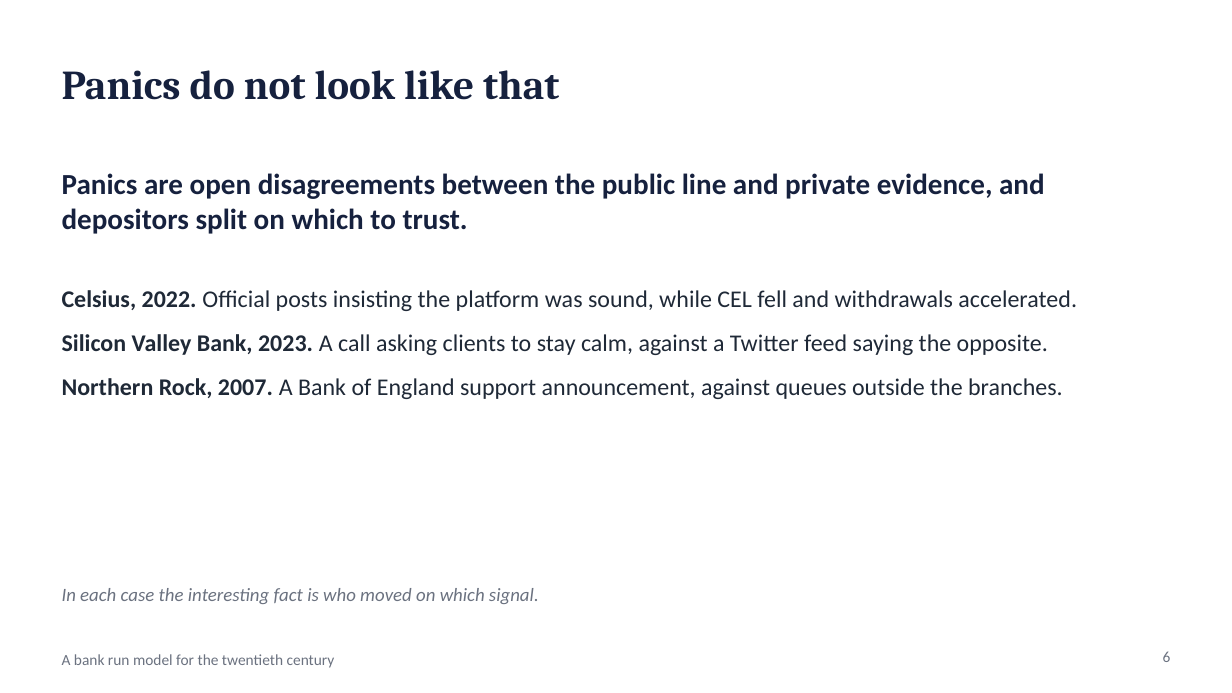
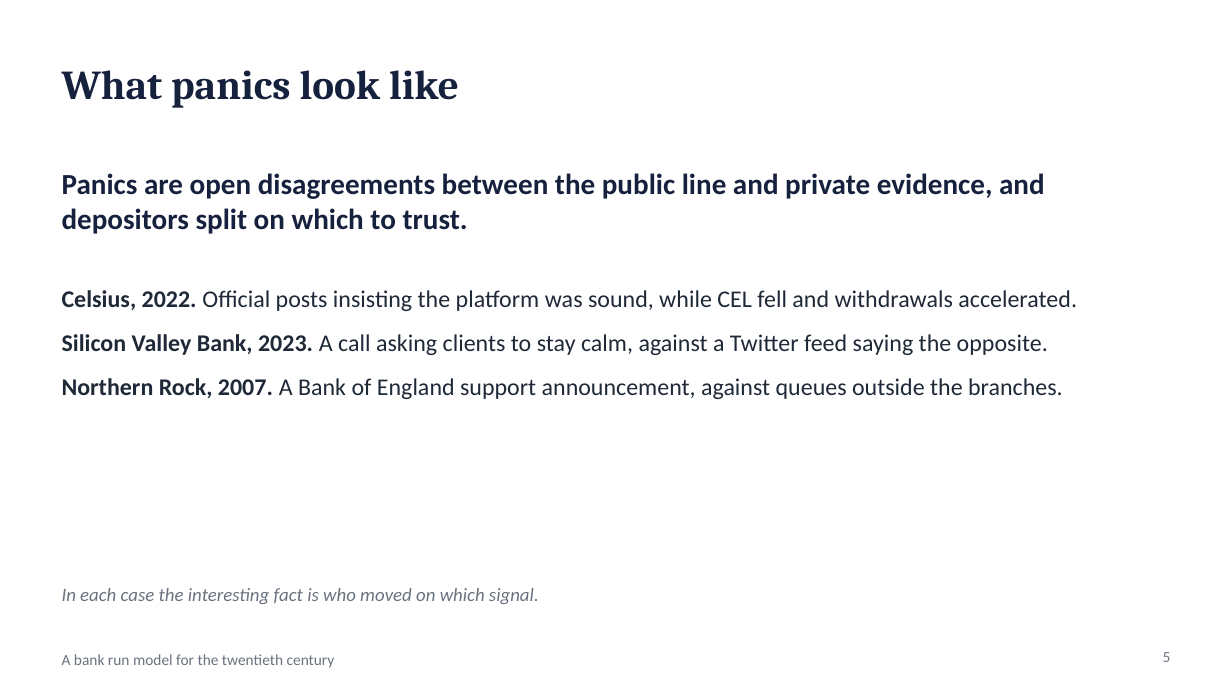
Before and after one commit to wlstover/BankRuns5, a slide deck: slide 5 of docs/deck_2026-10-26_seminar.pptx (slide 6 before the commit). Drawn at 1232x693 pixels with LibreOffice and Linux fonts; fonts in the diff are those of the drawing. Boxes give left, top, right and bottom in pixels: in the first picture for what was removed or moved away, otherwise in the second. Text is boxed around its words. In the diff, an @@ line names an element or a change of style, - is before the commit and + after.

```diff
--- a/docs/deck_2026-10-26_seminar.pptx
+++ b/docs/deck_2026-10-26_seminar.pptx
@@ title at bbox=[62, 70, 459, 108]: text changed @@
-Panics do not look like that
+What panics look like
@@ page number at bbox=[1163, 652, 1171, 662]: text changed @@
-6
+5
```
Also in this commit, not shown: 1 slide removed, 2 other files.
